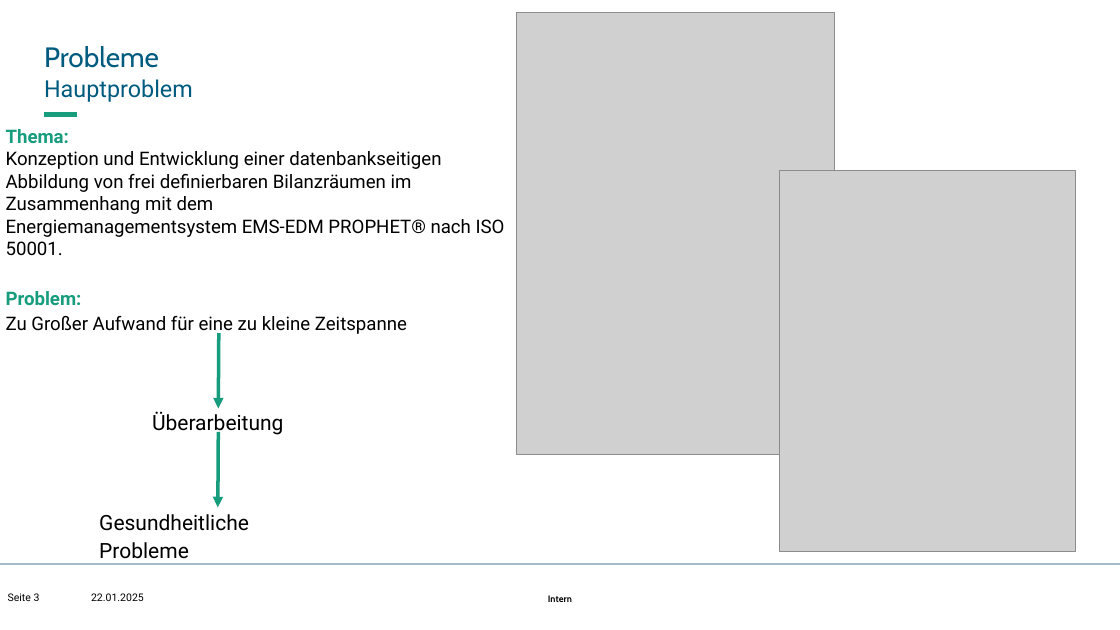
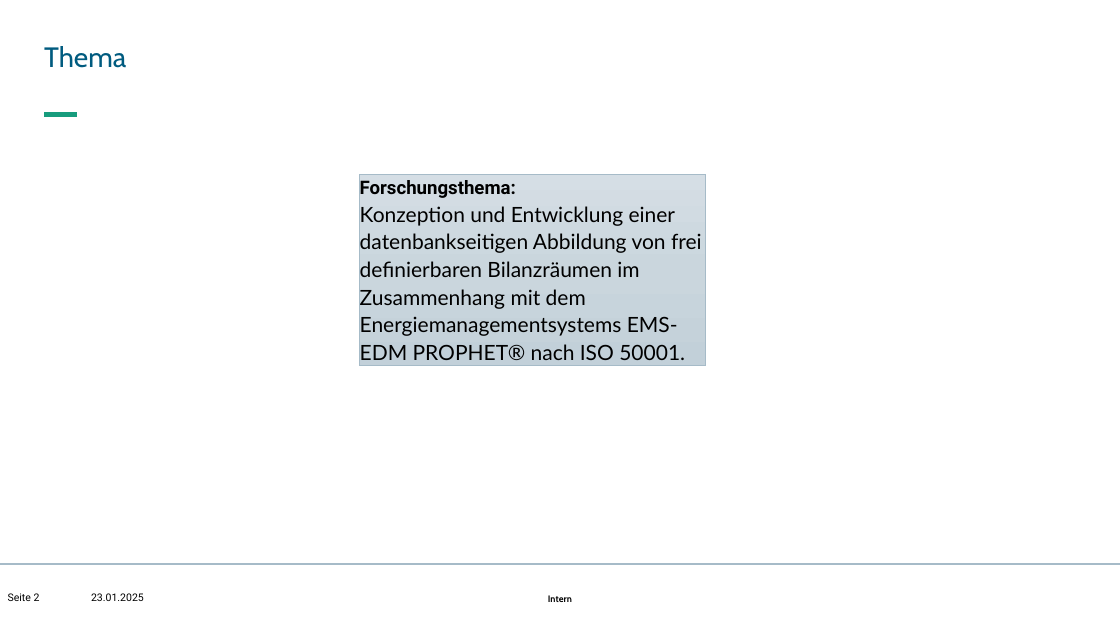
Before and after one commit to KarloKarl/Bachelorarbeit, a slide deck: slide 2 of Anlauf_2/Anlauf_2_neu.pptx (slide 3 before the commit). Drawn at 1120x630 pixels with LibreOffice and Linux fonts; fonts in the diff are those of the drawing; grey boxes stand for pictures; background and template pictures are left out. Boxes give left, top, right and bottom in pixels: in the first picture for what was removed or moved away, otherwise in the second. Text is boxed around its words. In the diff, an @@ line names an element or a change of style, - is before the commit and + after.

```diff
--- a/Anlauf_2/Anlauf_2_neu.pptx
+++ b/Anlauf_2/Anlauf_2_neu.pptx
@@ picture removed at (x1=517, y1=13, x2=834, y2=455) @@
@@ title at (x1=44, y1=46, x2=126, y2=68): text changed @@
-Probleme
+Thema
@@ text removed at (x1=44, y1=79, x2=193, y2=102) @@
-Hauptproblem
@@ rectangle "Forschungsthema: Konzeption und Entwicklung einer ..." resized from (x1=6, y1=129, x2=505, y2=237) to (x1=360, y1=174, x2=706, y2=365) @@
@@ rectangle "Forschungsthema: Konzeption und Entwicklung einer ..." at (x1=360, y1=174, x2=706, y2=365): fill none to gradient #D5DFE5 to #CAD6DE to #C2D1DA; outline none to #A6BBC8 0.5 pt @@
@@ picture removed at (x1=780, y1=171, x2=1076, y2=552) @@
@@ text in rectangle at (x1=360, y1=180, x2=702, y2=360): text changed; size 16 to 18 pt; font Roboto to Lato @@
-Thema:
-Konzeption und Entwicklung einer datenbankseitigen Abbildung von frei definierbaren Bilanzräumen im Zusammenhang mit dem
-Energiemanagementsystem EMS-EDM PROPHET® nach ISO 50001.
+Forschungsthema:
+Konzeption und Entwicklung einer datenbankseitigen Abbildung von frei definierbaren Bilanzräumen im Zusammenhang mit dem Energiemanagementsystems EMS-EDM PROPHET® nach ISO 50001.
@@ text removed at (x1=6, y1=291, x2=407, y2=336) @@
-Problem:
-Zu Großer Aufwand für eine zu kleine Zeitspanne
@@ arrow removed from (218, 334) to (218, 408) @@
@@ text removed at (x1=152, y1=411, x2=284, y2=437) @@
-Überarbeitung
@@ arrow removed from (218, 432) to (218, 507) @@
@@ text removed at (x1=99, y1=514, x2=249, y2=564) @@
-Gesundheitliche Probleme
@@ text at (x1=91, y1=593, x2=144, y2=601): text changed @@
-22.01.2025
+23.01.2025
```
Also in this commit, not shown: 7 other slides changed, 3 slides removed, 21 other files.
